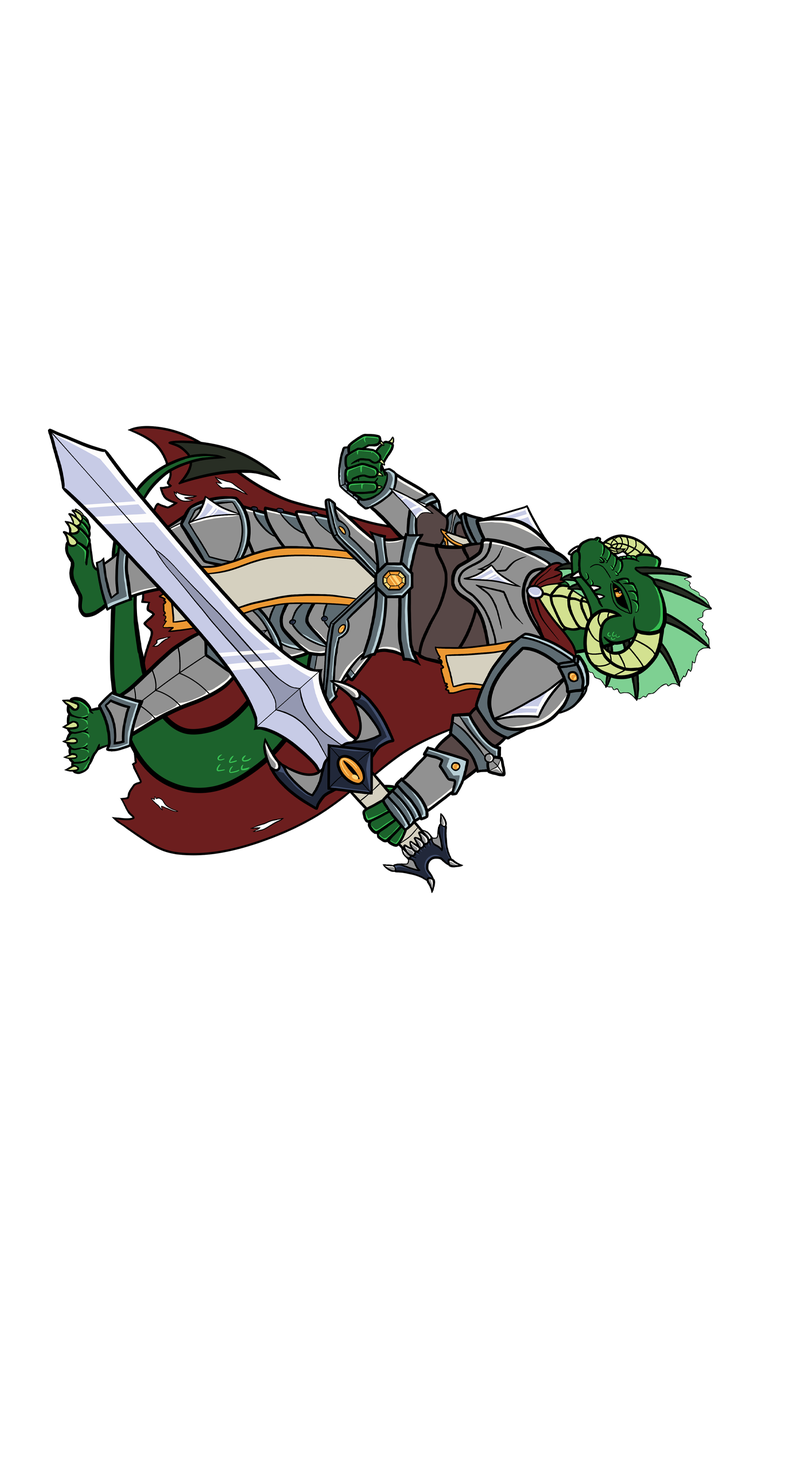
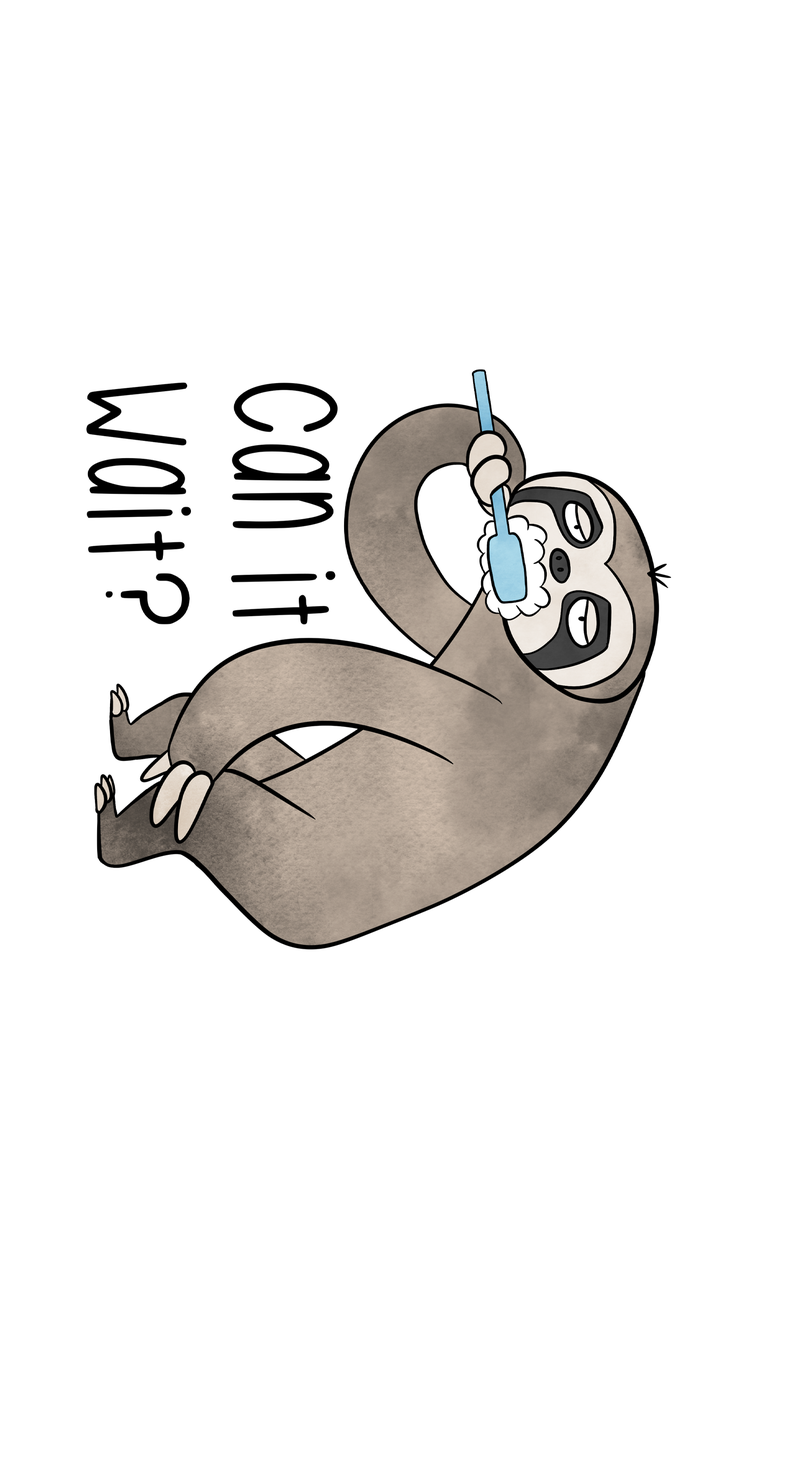
Revision of a layered 809px x 1457px image; what changed, layer by layer:
painted on "Color" over left=47, top=369, right=713, bottom=950
